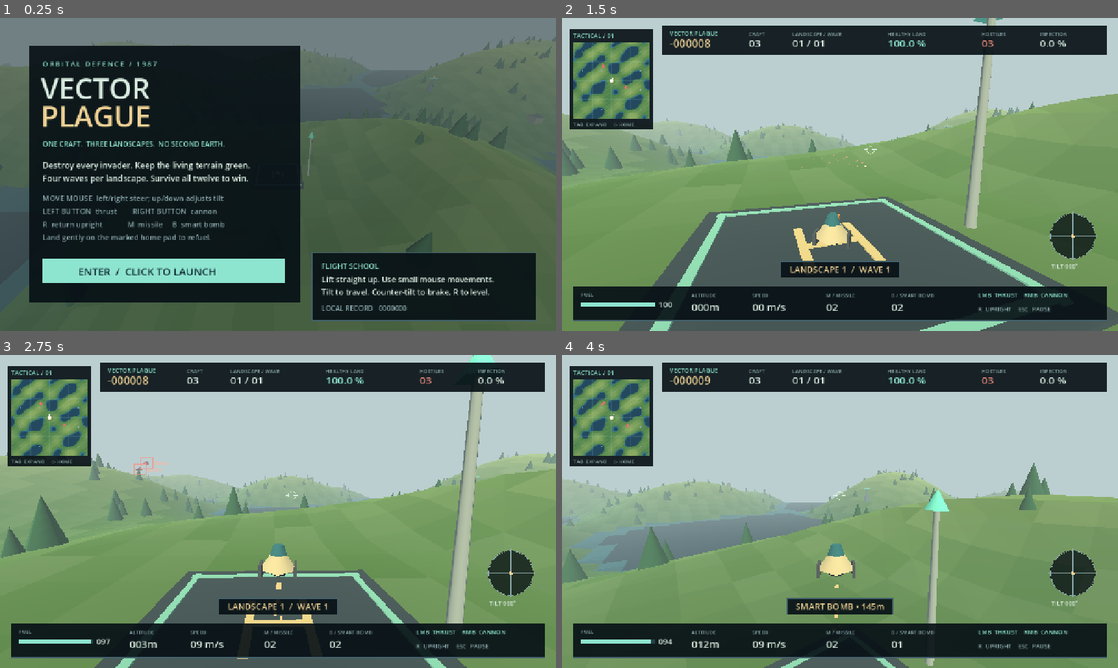
Above: before the commit, frames 1-4 (two rows, left to right).
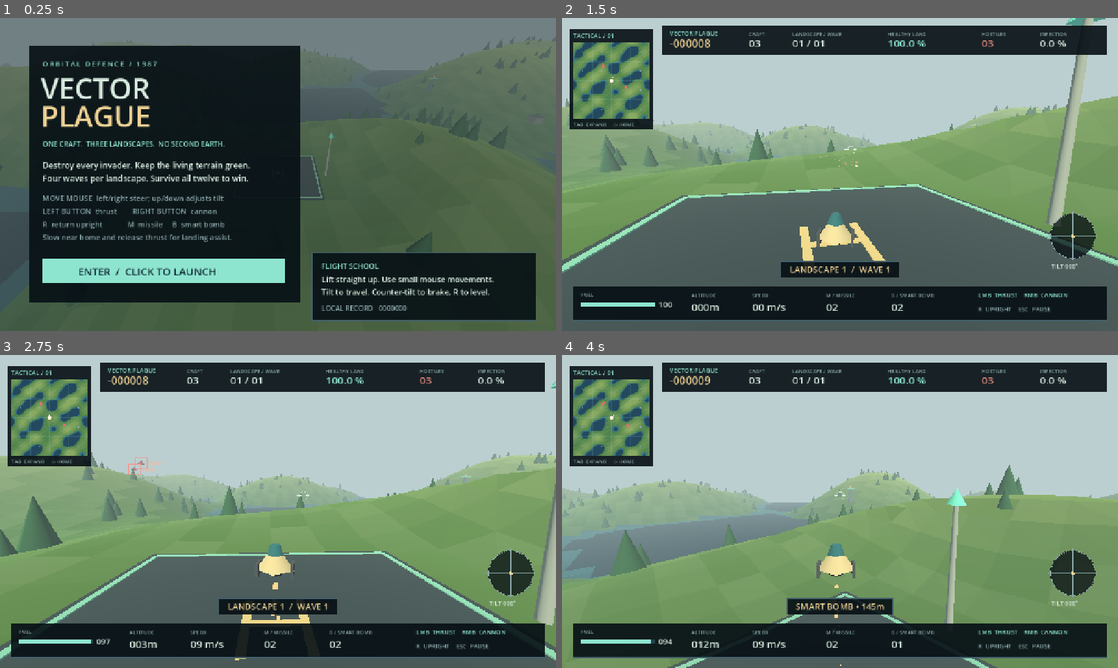
Above: after the commit, the same moments.

Repository: thokem74/V1ru3
Game: Godot game, scene res://scenes/main.tscn
Two runs of this game, one before a commit and one after it. Both use one fixed random seed, a clock stepped at 60 frames per second and the inputs below.
Inputs (mouse positions are in pixels of both pictures, inside the frame that each line leads up to):
- Up to frame 1 (0.25 s): no input
- Up to frame 2 (1.5 s): tap Enter (start) at 0.5 s; move the mouse to (962, 158) at 0.52 s; hold D (right) 0.53-1.28 s; hold Right mouse button (fire) 0.53-1.28 s; tap R (center) at 0.6 s; click (962, 158) at 0.67 s; move the mouse to (812, 174) at 1.27 s; hold A (left) from 1.28 s (still down); right-click (812, 174) at 1.35 s
- Up to frame 3 (2.75 s): click (250, 511) at 1.55 s; move the mouse to (289, 505) at 2.02 s; release A (left) at 2.03 s; press the mouse at (289, 505) at 2.03 s; hold D (right) from 2.03 s (still down); tap R (center) at 2.3 s
- Up to frame 4 (4 s): move the mouse to (834, 517) at 2.77 s; release the mouse at (834, 517) at 2.78 s; tap B (bomb) at 2.85 s; click (834, 517) at 2.92 s; right-click (834, 517) at 3.05 s; move the mouse to (878, 514) at 3.52 s; release D (right) at 3.53 s; press the mouse at (878, 514) at 3.53 s; hold A (left) from 3.53 s (still down); tap R (center) at 3.6 s

The runs differ from the first frame. In frame 1, 0.7% of the frame differs, in the area x 7-61%, y 36-72%; in frame 2, 19%, in the area x 0-100%, y 0-100%; in frame 3, 15%; in frame 4, 7.6%.

Commit message:
landing more easy

Diff:
--- a/scripts/player/lander_controller.gd
+++ b/scripts/player/lander_controller.gd
@@ -19,6 +19,13 @@
 @export var linear_drag := 0.12
 @export var max_practical_speed := 95.0
 @export var flight_ceiling := 180.0
+@export_group("Landing assistance")
+@export var landing_assist_radius := 22.0
+@export var landing_assist_height := 18.0
+@export var landing_vertical_limit := 8.0
+@export var landing_horizontal_limit := 7.0
+@export var landing_tilt_limit := 22.0
+var landing_assist := false
 var virtual_mouse_offset := Vector2.ZERO
 var velocity := Vector3.ZERO
 var yaw := 0.0
@@ -45,7 +52,7 @@
  velocity=Vector3.ZERO; virtual_mouse_offset=Vector2.ZERO
  yaw=0; requested_heading=0; tilt=0; yaw_velocity=0; tilt_velocity=0
  basis=Basis.IDENTITY
- fuel=100; alive=true; landed=true; grace=1.5
+ fuel=100; alive=true; landed=true; grace=1.5; landing_assist=false
  show(); shadow.show()
 func mouse_motion(relative: Vector2) -> void:
  # Relative steering avoids the polar singularity: a tiny sideways movement
@@ -60,6 +67,23 @@
  var radius := virtual_mouse_offset.length()/virtual_mouse_radius
  var travel := clampf((radius-mouse_deadzone)/(1.0-mouse_deadzone),0,1)
  return deg_to_rad(max_declination)*pow(travel,tilt_curve)
+func can_assist_landing() -> bool:
+ var offset := WrapMath.delta(position,game.terrain.home)
+ var height: float = position.y-game.terrain.home.y-1.15
+ return not landed and not Input.is_action_pressed("thrust") and height>=0 and height<=landing_assist_height and Vector2(offset.x,offset.z).length()<=landing_assist_radius and velocity.y<=1.0 and velocity.y>=-16.0 and Vector2(velocity.x,velocity.z).length()<=14.0 and absf(tilt)<=deg_to_rad(40)
+func assist_descent(dt: float) -> void:
+ # The home pad guides a controlled approach; fast/inverted crashes remain lethal.
+ var offset := WrapMath.delta(position,game.terrain.home)
+ var desired := (Vector2(offset.x,offset.z)*0.6).limit_length(4.0)
+ var horizontal := Vector2(velocity.x,velocity.z).move_toward(desired,10.0*dt)
+ velocity.x=horizontal.x; velocity.z=horizontal.y
+ velocity.y=move_toward(velocity.y,-2.5,24.0*dt)
+func settle_on_pad() -> void:
+ landed=true; landing_assist=false
+ position.y=game.terrain.home.y+1.35
+ velocity=Vector3.ZERO; virtual_mouse_offset=Vector2.ZERO
+ tilt=0; tilt_velocity=0; yaw_velocity=0; requested_heading=yaw
+ basis=Basis(Vector3.UP,yaw)
 func step(dt: float) -> void:
  if not alive: return
  grace=maxf(0,grace-dt)
@@ -72,7 +96,10 @@
   requested_heading=wrapf(requested_heading-turn*dt*1.6,-PI,PI)
   var radius := clampf(virtual_mouse_offset.length()+pitch*dt*65,0,virtual_mouse_radius)
   set_attitude_input(radius)
- var target_tilt := requested_tilt()
+ landing_assist=can_assist_landing()
+ if landing_assist:
+  virtual_mouse_offset=virtual_mouse_offset.move_toward(Vector2.ZERO,120.0*dt)
+ var target_tilt := 0.0 if landing_assist else requested_tilt()
  yaw_velocity+=(angle_difference(yaw,requested_heading)*heading_response-yaw_velocity*heading_damping)*dt
  tilt_velocity+=((target_tilt-tilt)*orientation_response-tilt_velocity*orientation_damping)*dt
  yaw_velocity=clampf(yaw_velocity,-deg_to_rad(max_heading_rate),deg_to_rad(max_heading_rate))
@@ -90,15 +117,15 @@
   velocity.y-=gravity*dt
   if powered: velocity+=basis.y*thrust_acceleration*dt
   velocity*=exp(-linear_drag*dt)
+  if landing_assist: assist_descent(dt)
   velocity=velocity.limit_length(max_practical_speed)
   position+=velocity*dt
   var ground: float=game.terrain.ground(position)
   if position.y<=ground+1.15:
    var home_delta := WrapMath.delta(game.terrain.home,position)
-   var safe := absf(home_delta.x)<9 and absf(home_delta.z)<9 and absf(velocity.y)<4 and Vector2(velocity.x,velocity.z).length()<3.5 and absf(tilt)<deg_to_rad(8) and basis.y.y>0
+   var safe := absf(home_delta.x)<=TerrainData.PAD_HALF_SIZE and absf(home_delta.z)<=TerrainData.PAD_HALF_SIZE and absf(velocity.y)<=landing_vertical_limit and Vector2(velocity.x,velocity.z).length()<=landing_horizontal_limit and absf(tilt)<=deg_to_rad(landing_tilt_limit) and basis.y.y>0
    if safe:
-    landed=true; position.y=game.terrain.home.y+1.35; velocity=Vector3.ZERO
-    virtual_mouse_offset=Vector2.ZERO
+    settle_on_pad()
    else: die(true)
  exhaust_timer-=dt
  if powered and exhaust_timer<=0:
--- a/scripts/ui/hud.gd
+++ b/scripts/ui/hud.gd
@@ -88,7 +88,8 @@
  text(Vector2(958,642),"LMB  THRUST    RMB  CANNON",14,AQUA)
  text(Vector2(958,675),"R  UPRIGHT    ESC  PAUSE",14,MUTED)
  var status := ""
- if p.landed: status="REFUELING • KEEP UPRIGHT TO LAND"
+ if p.landed: status="REFUELING • THRUST TO LIFT OFF"
+ elif p.landing_assist: status="LANDING ASSIST • THRUST TO ABORT"
  elif p.position.y>=p.flight_ceiling: status="THRUST CEILING"
  elif p.fuel<20: status="LOW FUEL • RETURN TO HOME"
  if game.notice_time>0: status=game.notice
@@ -132,7 +133,7 @@
  text(Vector2(98,421),"MOVE MOUSE  left/right steer; up/down adjusts tilt",17,MUTED)
  text(Vector2(98,451),"LEFT BUTTON  thrust        RIGHT BUTTON  cannon",17,MUTED)
  text(Vector2(98,481),"R  return upright             M  missile     B  smart bomb",17,MUTED)
- text(Vector2(98,511),"Land gently on the marked home pad to refuel.",17,MUTED)
+ text(Vector2(98,511),"Slow near home and release thrust for landing assist.",17,MUTED)
  draw_rect(Rect2(98,554,558,57),AQUA)
  text(Vector2(180,592),"ENTER  /  CLICK TO LAUNCH",24,Color("102c35"))
  panel(Rect2(718,540,516,156))
--- a/scripts/world/scenery_manager.gd
+++ b/scripts/world/scenery_manager.gd
@@ -48,13 +48,13 @@
    var item := {"p":p,"kind":2,"alive":true,"node":node}
    towers.append(item); props.append(item)
  home_node=Node3D.new(); add_child(home_node)
- Models.box(home_node,Vector3(19,0.35,19),Color("3c515c"),Vector3(0,0.15,0))
- for x in [-8,8]: Models.box(home_node,Vector3(0.6,0.1,17),Color("8fe2cf"),Vector3(x,0.4,0))
- for z in [-8,8]: Models.box(home_node,Vector3(17,0.1,0.6),Color("8fe2cf"),Vector3(0,0.4,z))
+ Models.box(home_node,Vector3((TerrainData.PAD_HALF_SIZE+1)*2,0.35,(TerrainData.PAD_HALF_SIZE+1)*2),Color("3c515c"),Vector3(0,0.15,0))
+ for x in [-TerrainData.PAD_HALF_SIZE,TerrainData.PAD_HALF_SIZE]: Models.box(home_node,Vector3(0.6,0.1,30),Color("8fe2cf"),Vector3(x,0.4,0))
+ for z in [-TerrainData.PAD_HALF_SIZE,TerrainData.PAD_HALF_SIZE]: Models.box(home_node,Vector3(30,0.1,0.6),Color("8fe2cf"),Vector3(0,0.4,z))
  for x in [-2,2]: Models.box(home_node,Vector3(0.6,0.1,6),Color("f0de9e"),Vector3(x,0.4,0))
  Models.box(home_node,Vector3(4,0.1,0.6),Color("f0de9e"),Vector3(0,0.4,0))
- Models.cone(home_node,0.5,0.3,16,Color("b6c8c4"),Vector3(12,8,0))
- Models.cone(home_node,1.2,0,2,Color("80ffee"),Vector3(12,17,0))
+ Models.cone(home_node,0.5,0.3,16,Color("b6c8c4"),Vector3(19,8,0))
+ Models.cone(home_node,1.2,0,2,Color("80ffee"),Vector3(19,17,0))
  for item in props:
   var key := bucket(item.p)
   if not buckets.has(key): buckets[key]=[]
--- a/scripts/world/terrain_data.gd
+++ b/scripts/world/terrain_data.gd
@@ -3,6 +3,7 @@
 signal tile_infected(index: int)
 const GRID := 128
 const CELL := 8.0
+const PAD_HALF_SIZE := 15.0
 var heights := PackedFloat32Array()
 var infection := PackedFloat32Array()
 var land := PackedByteArray()
--- a/tests/smoke_test.gd
+++ b/tests/smoke_test.gd
@@ -78,6 +78,37 @@
  p.grace=0; p.landed=false; p.position=game.terrain.home+Vector3.UP*1.2; p.velocity=Vector3(0,-2,0)
  p.step(0.05)
  check(p.alive and p.landed,"Gentle upright landing succeeds")
+ p.respawn(); p.landed=false; p.fuel=0
+ p.position=game.terrain.home+Vector3(18,14,0)
+ p.velocity=Vector3(-5,-9,2); p.tilt=deg_to_rad(25)
+ var assist_seen := false
+ for i in range(600):
+  p.step(1.0/60)
+  assist_seen=assist_seen or p.landing_assist
+  if p.landed or not p.alive: break
+ check(assist_seen and p.alive and p.landed,"Pad assist guides an off-center tilted approach with empty fuel to a safe landing")
+ check(p.tilt==0 and p.velocity==Vector3.ZERO,"Touchdown stabilizes attitude and motion")
+ p.respawn(); p.landed=false
+ p.position=game.terrain.home+Vector3(12,1.2,0)
+ p.velocity=Vector3(4,-6,0); p.tilt=deg_to_rad(18)
+ p.step(1.0/60)
+ check(p.alive and p.landed,"Wider pad accepts moderate touchdown speed and tilt")
+ p.respawn(); p.landed=false
+ p.position=game.terrain.home+Vector3(0,12,0); p.velocity=Vector3.DOWN*4
+ p.step(1.0/60)
+ check(p.landing_assist,"Controlled home descent engages assistance")
+ Input.action_press("thrust"); p.step(1.0/60); Input.action_release("thrust")
+ check(not p.landing_assist and p.thrusting,"Thrust immediately disengages landing assistance")
+ p.respawn(); p.landed=false
+ p.position=game.terrain.home+Vector3(40,12,0); p.velocity=Vector3.DOWN*4
+ check(not p.can_assist_landing(),"Assistance is restricted to the home pad approach")
+ p.position=game.terrain.home+Vector3(0,1.2,0); p.velocity=Vector3.DOWN*25
+ p.step(1.0/60)
+ check(not p.alive,"High-speed crashes on the pad remain lethal")
+ p.respawn(); p.landed=false
+ p.position=game.terrain.home+Vector3(0,12,0); p.tilt=deg_to_rad(100)
+ check(not p.can_assist_landing(),"Assistance does not rescue inverted craft")
+ p.respawn()
  p.landed=false; p.position=Vector3(512,70,512); p.fuel=0; p.velocity=Vector3.ZERO
  Input.action_press("thrust"); p.step(0.1); Input.action_release("thrust")
  check(p.velocity.y<0 and not p.thrusting,"Empty fuel disables the engine")
Not shown, changed: README.md
